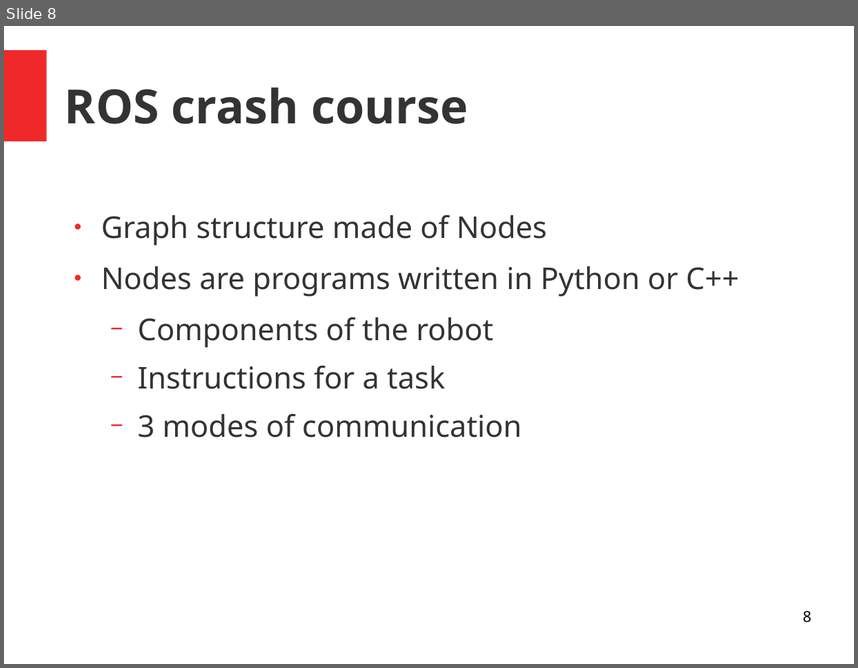
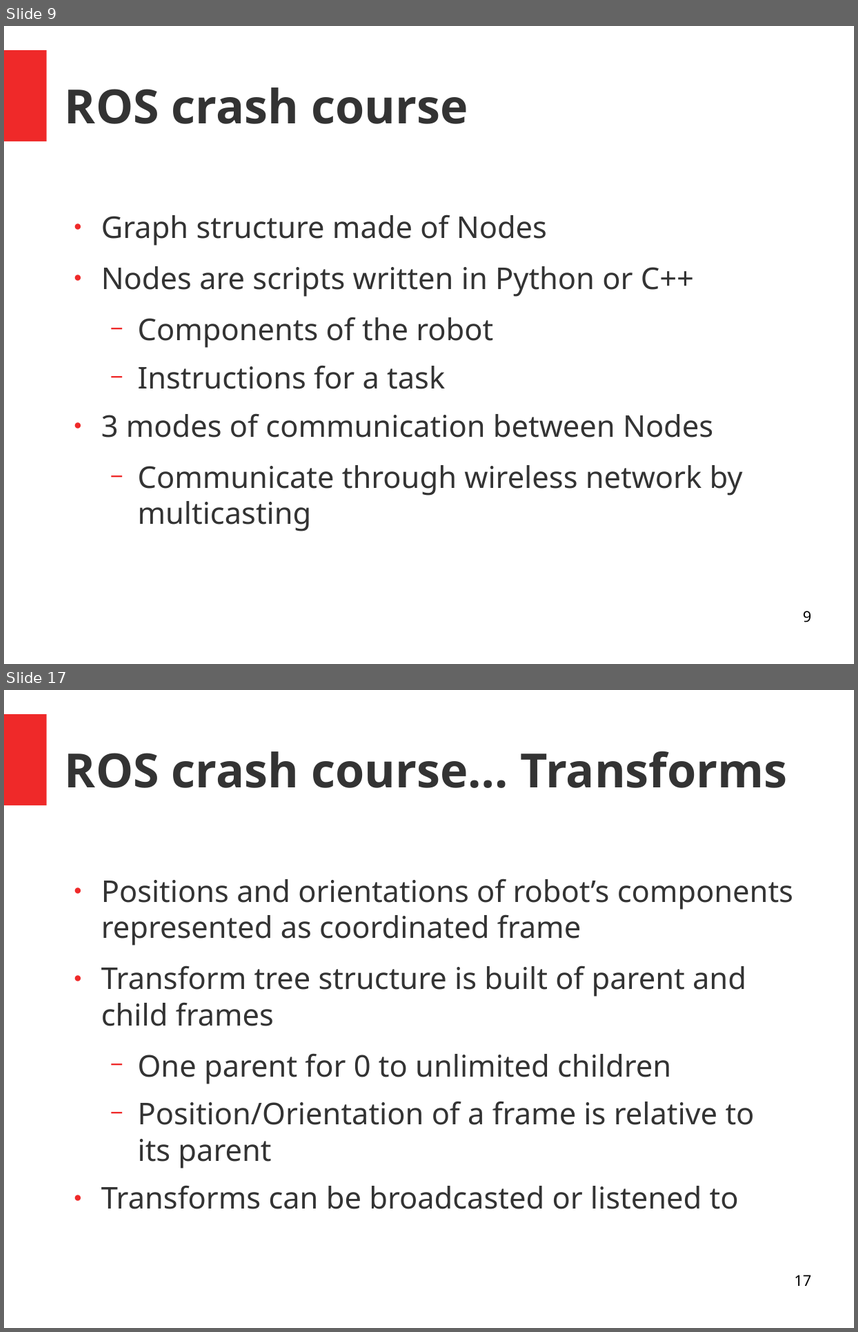
Before and after one commit to huybeme/slam_capstone, a slide deck: presentaton.odp. Shown one above the other, each under a label of ours: slide 8 before the commit, slides 9 and 17 after it; the slides between them are not shown. The pictures are 858x668 and 858x1332 pixels, drawn with LibreOffice and Linux fonts; fonts in the diff are those of the drawing. Boxes give left, top, right and bottom in pixels: in the first picture for what was removed or moved away, otherwise in the second. Text is boxed around its words. In the diff, an @@ line names an element or a change of style, - is before the commit and + after.

```diff
--- a/presentaton.odp
+++ b/presentaton.odp
@@ slide 17 added at (x1=4, y1=690, x2=854, y2=1328), background #FFFFFF; not listed: 1 template element that a slide beside it also shows @@
@@ title added at (x1=65, y1=751, x2=788, y2=788), 44 pt, text #333333, bold @@
+ROS crash course… Transforms
@@ text added at (x1=101, y1=878, x2=793, y2=1209), 28 pt, text #333333 @@
+● Positions and orientations of robot’s components represented as coordinated frame
+● Transform tree structure is built of parent and child frames
+  − One parent for 0 to unlimited children
+  − Position/Orientation of a frame is relative to its parent
+● Transforms can be broadcasted or listened to
@@ page number added at (x1=794, y1=1274, x2=811, y2=1285), 14 pt, text #000000 @@
+17
@@ what was slide 8 is now slide 9 @@
@@ slide 9 changed as well @@
@@ text at (x1=101, y1=266, x2=694, y2=296): text changed @@
-● Nodes are programs written in Python or C++
+● Nodes are scripts written in Python or C++
@@ text at (x1=101, y1=413, x2=743, y2=531): text changed @@
-  − 3 modes of communication
+● 3 modes of communication between Nodes
+  − Communicate through wireless network by multicasting
@@ page number at (x1=803, y1=610, x2=811, y2=622): text changed @@
-8
+9
```
Also in this commit, not shown: 6 other slides changed, 22 other slides added.
